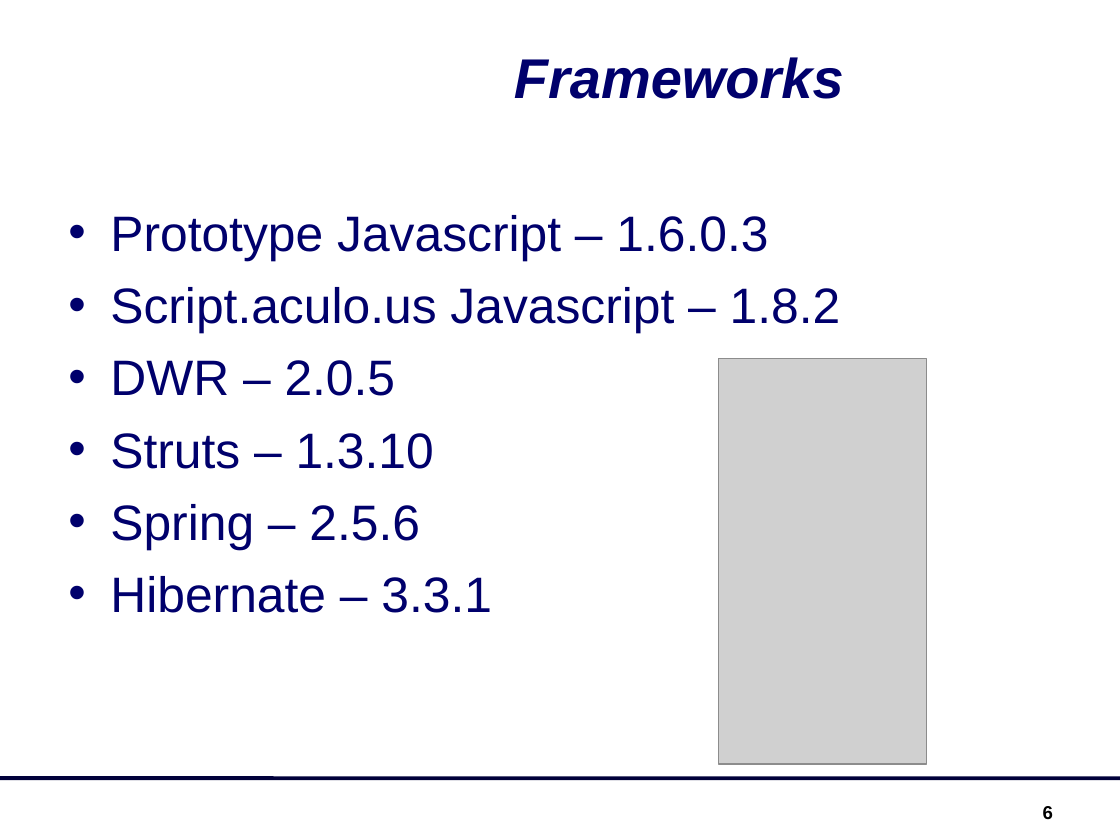
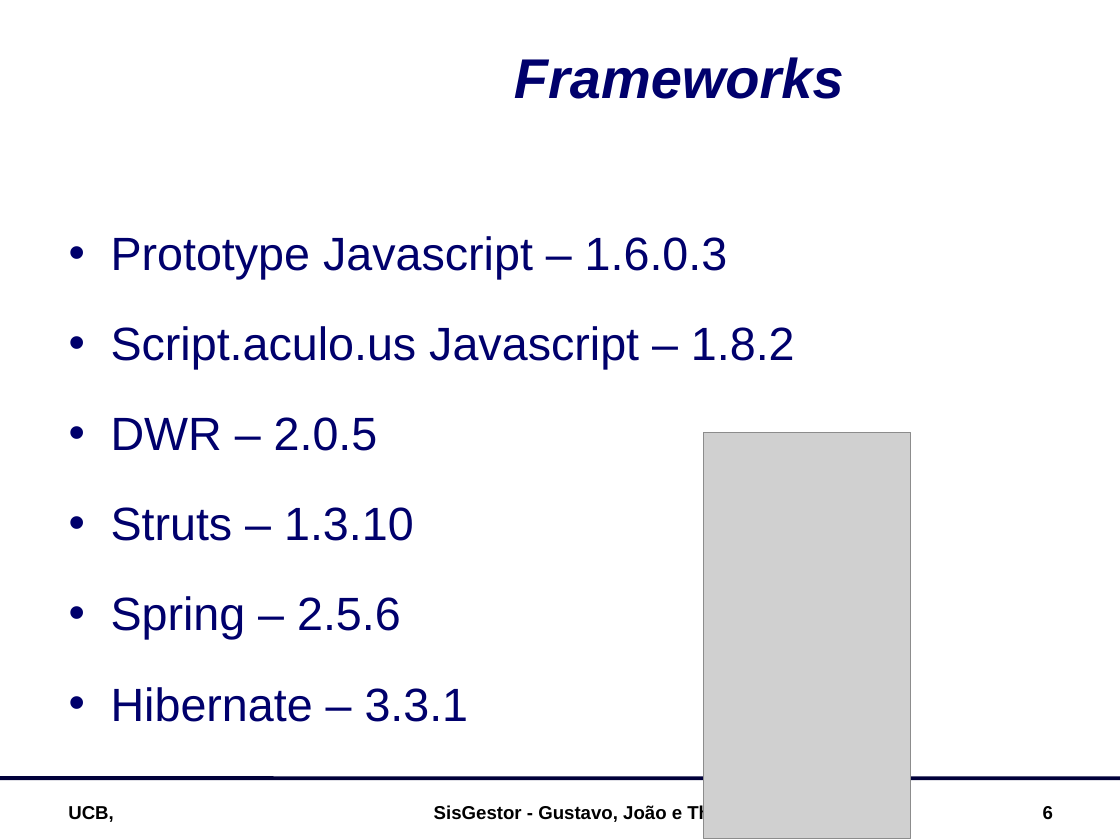
Before and after one commit to joaolce/sisgestor, a slide deck: slide 6 of documentacao/SisGestor_Apresentação.ppt. Drawn at 1120x840 pixels with LibreOffice and Linux fonts; fonts in the diff are those of the drawing; grey boxes stand for pictures; background and template pictures are left out. Boxes give left, top, right and bottom in pixels: in the first picture for what was removed or moved away, otherwise in the second. Text is boxed around its words. In the diff, an @@ line names an element or a change of style, - is before the commit and + after.

```diff
--- a/documentacao/SisGestor_Apresentação.ppt
+++ b/documentacao/SisGestor_Apresentação.ppt
@@ text "Prototype Javascript – 1.6.0.3" at (x1=111, y1=236, x2=795, y2=722): size 32 to 30 pt; line spacing 1 to 1.4 @@
@@ picture moved from (x1=719, y1=358, x2=926, y2=764) to (x1=703, y1=432, x2=911, y2=839) @@
@@ text added at (x1=68, y1=806, x2=114, y2=822), 12 pt, text #000000, bold @@
+UCB,
@@ text added at (x1=434, y1=805, x2=748, y2=824), 12 pt, text #000000, bold @@
+SisGestor - Gustavo, João e Thiago
```
Also in this commit, not shown: 6 other slides changed, 3 slides added, 3 slides removed, 1 other file.
